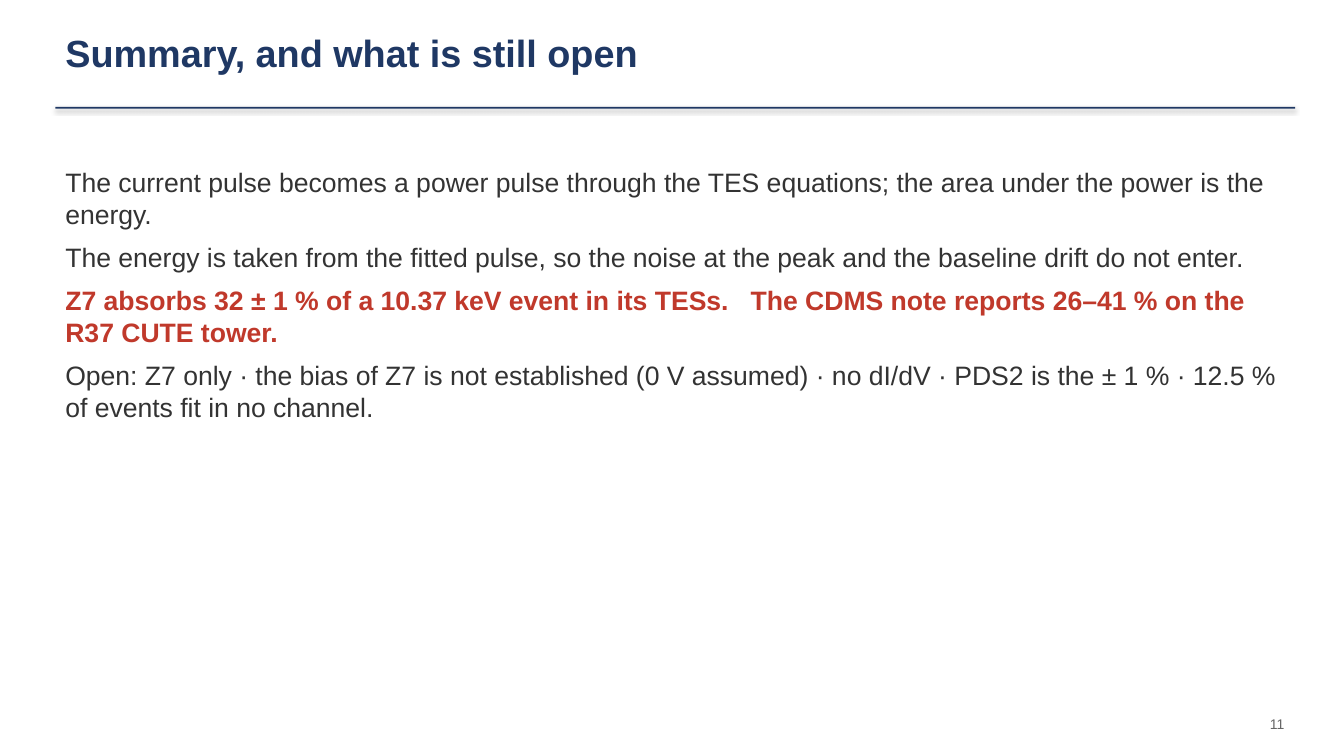
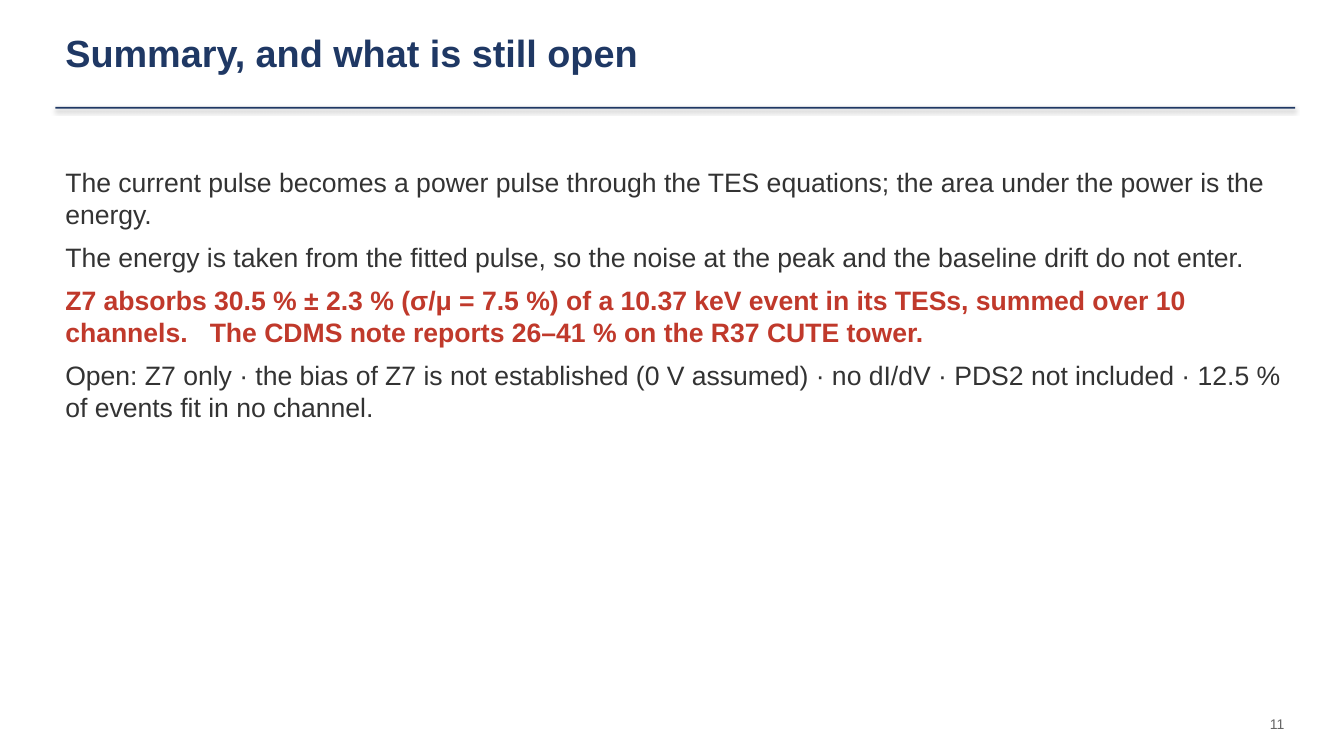
Before and after one commit to ZhihengLi0/urop, a slide deck: slide 11 of snolab/collection_efficiency/presentation/SNOLAB_R4_collection_efficiency_20260910.pptx. Drawn at 1344x756 pixels with LibreOffice and Linux fonts; fonts in the diff are those of the drawing. Boxes give left, top, right and bottom in pixels: in the first picture for what was removed or moved away, otherwise in the second. Text is boxed around its words. In the diff, an @@ line names an element or a change of style, - is before the commit and + after.

```diff
--- a/snolab/collection_efficiency/presentation/SNOLAB_R4_collection_efficiency_20260910.pptx
+++ b/snolab/collection_efficiency/presentation/SNOLAB_R4_collection_efficiency_20260910.pptx
@@ text at <box>65,290,1250,418</box>: text changed; text colour #333333 to #C0392B; bold on @@
-Z7 absorbs 32 ± 1 % of a 10.37 keV event in its TESs. The CDMS note reports 26–41 % on the R37 CUTE tower.
-Open: Z7 only · the bias of Z7 is not established (0 V assumed) · no dI/dV · PDS2 is the ± 1 % · 12.5 % of events fit in no channel.
+Z7 absorbs 30.5 % ± 2.3 % (σ/μ = 7.5 %) of a 10.37 keV event in its TESs, summed over 10 channels. The CDMS note reports 26–41 % on the R37 CUTE tower.
+Open: Z7 only · the bias of Z7 is not established (0 V assumed) · no dI/dV · PDS2 not included · 12.5 % of events fit in no channel.
```
Also in this commit, not shown: 2 other slides changed, 16 other files.
